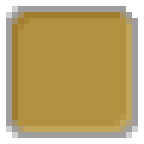
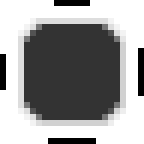
Comparing the layer stacks of the two 144px x 144px images. Changes:
hid "frame" over [6, 6, 138, 138]
hid "checked" over [6, 6, 138, 138]
hid "button_down" over [6, 6, 138, 138]
showed "panel", painted on it over [0, 0, 144, 144]
